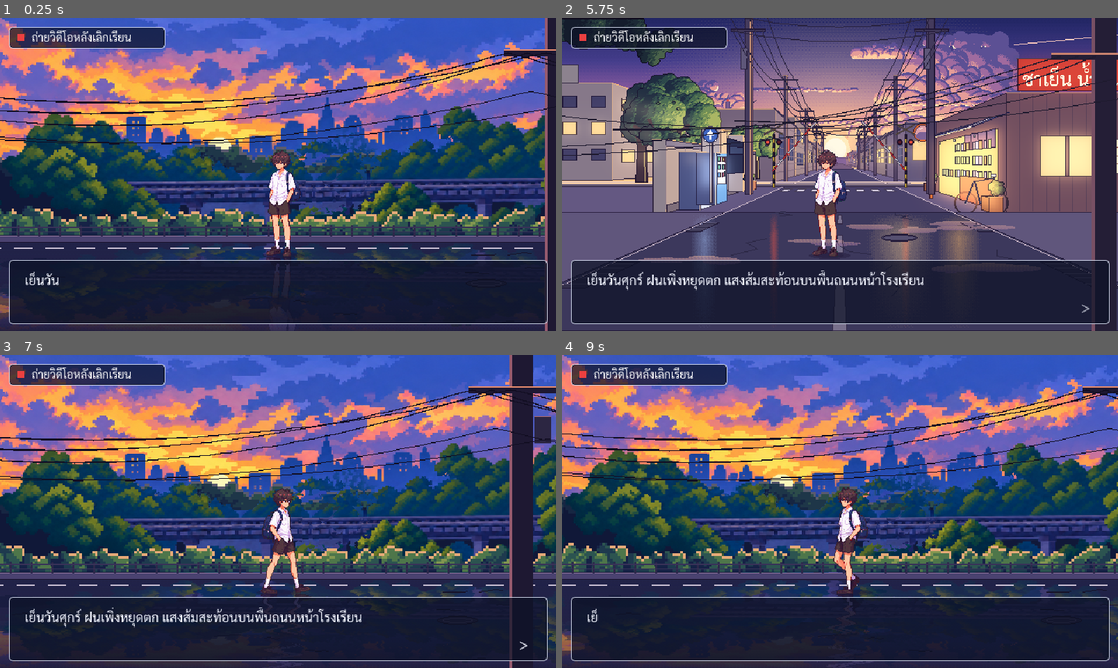
Above: before the commit, frames 1-4 (two rows, left to right).
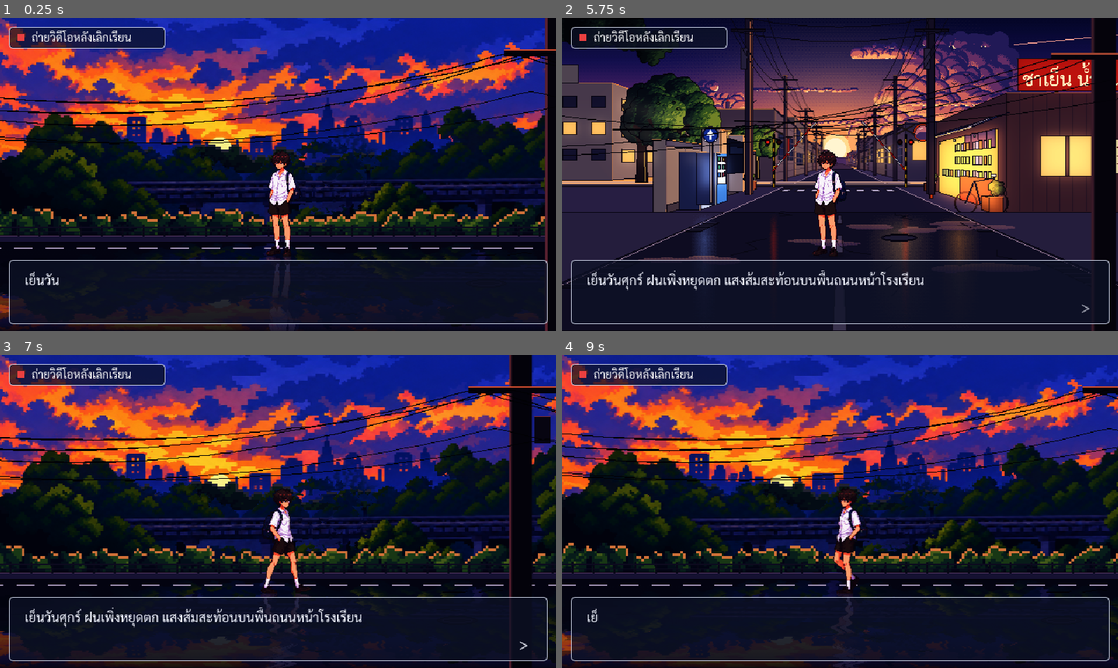
Above: after the commit, the same moments.

Repository: nerfmez/Story-game
Game: Godot game, scene res://scenes/main.tscn
Two runs of this game, one before a commit and one after it. Both use one fixed random seed, a clock stepped at 60 frames per second and the inputs below.
Inputs (mouse positions are in pixels of both pictures, inside the frame that each line leads up to):
- Up to frame 1 (0.25 s): no input
- Up to frame 2 (5.75 s): tap Enter (ui_accept) at 0.5, 0.77, 1.52, 3.02, 3.77, 4.52 s; move the mouse to (962, 158) at 0.52 s; hold Right (ui_right) 0.53-1.28 s; tap Tab every 0.75 s from 0.6 to 5.1 s; click (962, 158) at 0.67 s; move the mouse to (728, 190) at 1.27 s; hold Left (ui_left) 1.28-2.03 s; move the mouse to (895, 105) at 2.02 s; hold Right (ui_right) 2.03-3.53 s; move the mouse to (812, 237) at 2.77 s; click (812, 237) at 2.92 s; move the mouse to (1006, 221) at 3.52 s; hold Left (ui_left) from 3.53 s (still down); move the mouse to (673, 127) at 4.27 s; move the mouse to (867, 174) at 5.02 s; click (867, 174) at 5.17 s
- Up to frame 3 (7 s): move the mouse to (194, 433) at 5.77 s; release Left (ui_left) at 5.78 s; hold Right (ui_right) from 5.78 s (still down); tap Tab at 5.85, 6.6 s; tap Enter (ui_accept) at 6.02, 6.77 s; move the mouse to (400, 495) at 6.52 s
- Up to frame 4 (9 s): move the mouse to (728, 527) at 7.27 s; tap Tab at 7.35, 8.1, 8.85 s; click (728, 527) at 7.42 s; tap Enter (ui_accept) at 7.52 s; move the mouse to (895, 442) at 8.02 s; release Right (ui_right) at 8.03 s; hold Left (ui_left) from 8.03 s (still down); move the mouse to (812, 574) at 8.77 s

The runs differ from the first frame. In frame 1, 78% of the frame differs, in the area x 0-100%, y 0-100%; in frame 2, 78%; in frame 3, 78%; in frame 4, 78%.

Commit message:
Smooth far-layer scrolling with a sharp-bilinear shader; 15-frame walk
The slow layers (trees, railway, city) moved only ~0.3 screen px per
frame, so with transforms snapped to whole pixels they sat still, then
jumped a pixel: visible judder. Scene sprites now use a sharp-bilinear
shader with linear filtering (flat texels, only edges blended) and
pixel snapping is off, so they glide at sub-pixel positions and stay
crisp, with even texels at non-integer phone scales.

Walk back to 15 frames at 12 fps (24 fps looked too smooth).

Co-Authored-By: Claude Opus 5.5 <noreply@anthropic.com>
Claude-Session: https://claude.ai/code/session_011NAKRUA9btL4iodwTEM3Dh

Diff:
--- a/project.godot
+++ b/project.godot
@@ -32,4 +32,4 @@
 textures/canvas_textures/default_texture_filter=0
 renderer/rendering_method="gl_compatibility"
 renderer/rendering_method.mobile="gl_compatibility"
-2d/snap/snap_2d_transforms_to_pixel=true
+2d/snap/snap_2d_transforms_to_pixel=false
--- a/scripts/hero_walker.gd
+++ b/scripts/hero_walker.gd
@@ -5,11 +5,11 @@
 
 @export var idle_texture: Texture2D
 @export var walk_texture: Texture2D
-@export var walk_frames := 30
-## เฟรมต่อวินาทีของท่าเดิน (30 เฟรมต่อรอบ = 1.25 วินาที เท่าวิดีโอต้นฉบับ)
-## เฟรมยิ่งถี่ เท้าที่วางบนพื้นยิ่งไม่ "ดีด" (ตัวเลื่อนต่อเนื่อง แต่ภาพเท้าเปลี่ยนเป็นจังหวะ)
-@export var walk_fps := 24.0
-## ความเร็วเดิน (พิกเซล/วินาที) = เท้าที่วางบนพื้นในภาพเลื่อน ~2.95 พิกเซล/เฟรม x 24 เฟรม/วินาที
+@export var walk_frames := 15
+## เฟรมต่อวินาทีของท่าเดิน (15 เฟรมต่อรอบ = 1.25 วินาที เท่าวิดีโอต้นฉบับ)
+## 24 เฟรม/วินาทีลื่นเกินไปสำหรับภาพพิกเซล 12 ดูเป็นแอนิเมชันมากกว่า
+@export var walk_fps := 12.0
+## ความเร็วเดิน (พิกเซล/วินาที) = เท้าที่วางบนพื้นในภาพเลื่อน ~5.9 พิกเซล/เฟรม x 12 เฟรม/วินาที
 ## ต้องเท่ากันพอดี ไม่งั้นเท้าไถลบนถนนและดูกระตุกทุกก้าว
 @export var speed := 71.0
 ## ภาพท่าเดินกว้างกว่าภาพยืน เลื่อนให้ลำตัวตรงกับภาพยืน (ตอนหันซ้าย / ตอนพลิกหันขวา)
--- a/scripts/main.gd
+++ b/scripts/main.gd
@@ -12,14 +12,29 @@
 
 @onready var dialogue_box: DialogueBox = $UI/DialogueBox
 
+const SMOOTH_PIXEL := preload("res://shaders/smooth_pixel.gdshader")
+
 
 func _ready() -> void:
 	# บนมือถือ/เบราว์เซอร์ ให้ภาพขยายเต็มจอแบบไม่ต้องเป็นจำนวนเท่าเต็ม (ไม่งั้นภาพเล็กมีขอบดำหนา)
 	if OS.has_feature("web") or OS.has_feature("mobile"):
 		get_tree().root.content_scale_stretch = Window.CONTENT_SCALE_STRETCH_FRACTIONAL
+	# ฉากและตัวละคร: คมแบบพิกเซลแต่เลื่อนทีละเศษพิกเซลได้ (ชั้นไกลที่เลื่อนช้าจะไม่กระตุก)
+	var smooth := ShaderMaterial.new()
+	smooth.shader = SMOOTH_PIXEL
+	_use_smooth_pixels(self, smooth)
 	dialogue_box.line_started.connect(_on_line_started)
 	dialogue_box.finished.connect(_on_finished)
 	dialogue_box.start(load_lines(dialogue_file))
+
+
+func _use_smooth_pixels(node: Node, smooth: ShaderMaterial) -> void:
+	for child in node.get_children():
+		if child is Sprite2D and child.material == null:
+			child.material = smooth
+			child.texture_filter = CanvasItem.TEXTURE_FILTER_LINEAR
+		if not child is CanvasLayer:  # UI อยู่ใน CanvasLayer: ไม่ต้องเปลี่ยน
+			_use_smooth_pixels(child, smooth)
 
 
 static func load_lines(path: String) -> Array:
--- /dev/null
+++ b/shaders/smooth_pixel.gdshader
@@ -0,0 +1,15 @@
+shader_type canvas_item;
+// "Sharp bilinear" for pixel art (the node must use linear texture filtering).
+// Inside a texel the colour stays flat like nearest filtering; only the ~1 screen
+// pixel at each texel edge is blended. So art stays crisp, but layers can sit at
+// fractional positions: slow far layers glide instead of jumping one whole pixel at
+// a time, and texels stay even at non-integer screen scales (phones).
+
+void fragment() {
+	vec2 size = vec2(textureSize(TEXTURE, 0));
+	vec2 texel = UV * size;
+	vec2 seam = floor(texel + 0.5);
+	vec2 per_screen_px = max(fwidth(texel), vec2(1e-4));
+	texel = seam + clamp((texel - seam) / per_screen_px, -0.5, 0.5);
+	COLOR = texture(TEXTURE, texel / size) * COLOR;
+}
Binary file changed: assets/characters/hero_walk.png
Binary file changed: docs/walk.gif
Not shown, changed: README.md
